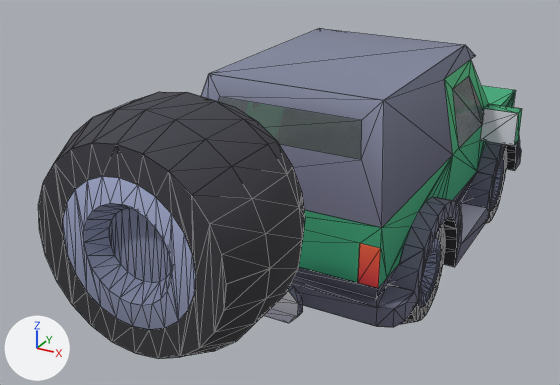
Two versions of the Blender file assets/blender/vehicles/suv.blend, one commit apart.
Rendered twice from a 50 mm lens placed at (2.58, -6.38, 3.64), pointed at (-0.39, -0.98, 0.95). Lighting does not change. The marker at lower left points along +X, +Y and +Z. The first picture is the older version. Mesh edges are drawn as thin lines.

The scene before the commit, as lines of its bpy script (objects in view):
```python
me_wheel_back = bpy.data.meshes.new('wheel-back')
me_wheel_back.from_pydata(...)  # 528 vertices, 332 faces; spans x -0.3..0.3, y -0.05..0.3, z -0.3..0.3
me_wheel_back.materials.append(mat_colormap)
me_wheel_back_right = bpy.data.meshes.new('wheel-back-right')
me_wheel_back_right.from_pydata(...)  # 528 vertices, 332 faces; spans x -0.3..0.05, y -0.3..0.3, z -0.3..0.3
me_wheel_back_right.materials.append(mat_colormap)
me_wheel_front_right = bpy.data.meshes.new('wheel-front-right')
me_wheel_front_right.from_pydata(...)  # 528 vertices, 332 faces; spans x -0.3..0.05, y -0.3..0.3, z -0.3..0.3
me_wheel_front_right.materials.append(mat_colormap)
ob_wheel_back = bpy.data.objects.new('wheel-back', me_wheel_back)
ob_wheel_back.parent = ob_body
ob_wheel_back.location = (0.0, 1.68, 0.8)
ob_wheel_back.scale = (1.6, 1.6, 1.6)
ob_wheel_back_right = bpy.data.objects.new('wheel-back-right', me_wheel_back_right)
ob_wheel_back_right.location = (0.48, -0.896, 0.48)
ob_wheel_back_right.rotation_euler = (0.0, 0.0, 3.142)  # degrees (0, 0, 180)
ob_wheel_back_right.scale = (1.6, 1.6, 1.6)
ob_wheel_front_right = bpy.data.objects.new('wheel-front-right', me_wheel_front_right)
ob_wheel_front_right.location = (0.48, 1.216, 0.48)
ob_wheel_front_right.rotation_euler = (0.0, 0.0, 3.142)  # degrees (0, 0, 180)
ob_wheel_front_right.scale = (1.6, 1.6, 1.6)
# also in view: 'body' at (0.0, 0.12, 1.2)
```
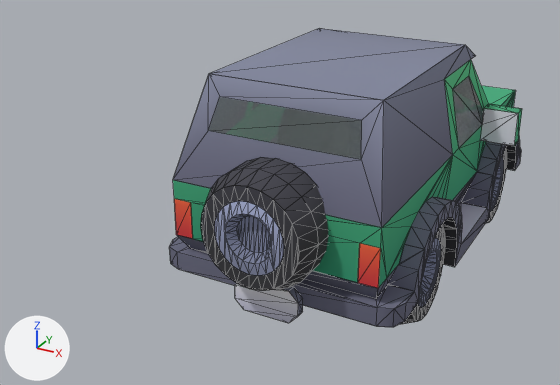
Boxes [x1, y1, x2, y2] around the edits, measured in the pictures (560 x 385 px):
'wheel-back', moved, turned: before [38, 92, 305, 358]; after [201, 157, 329, 290]

What the commit changed:
In object 'wheel-back' (ob_wheel_back), parent is no longer ob_body.
Object 'wheel-back' (ob_wheel_back) moves from (0.0, 1.68, 0.8) to (0.0, -1.68, 1.12).
Object 'wheel-back' (ob_wheel_back) turns from (0, 0, 0) to (0, 0, 180) degrees about x, y and z.
